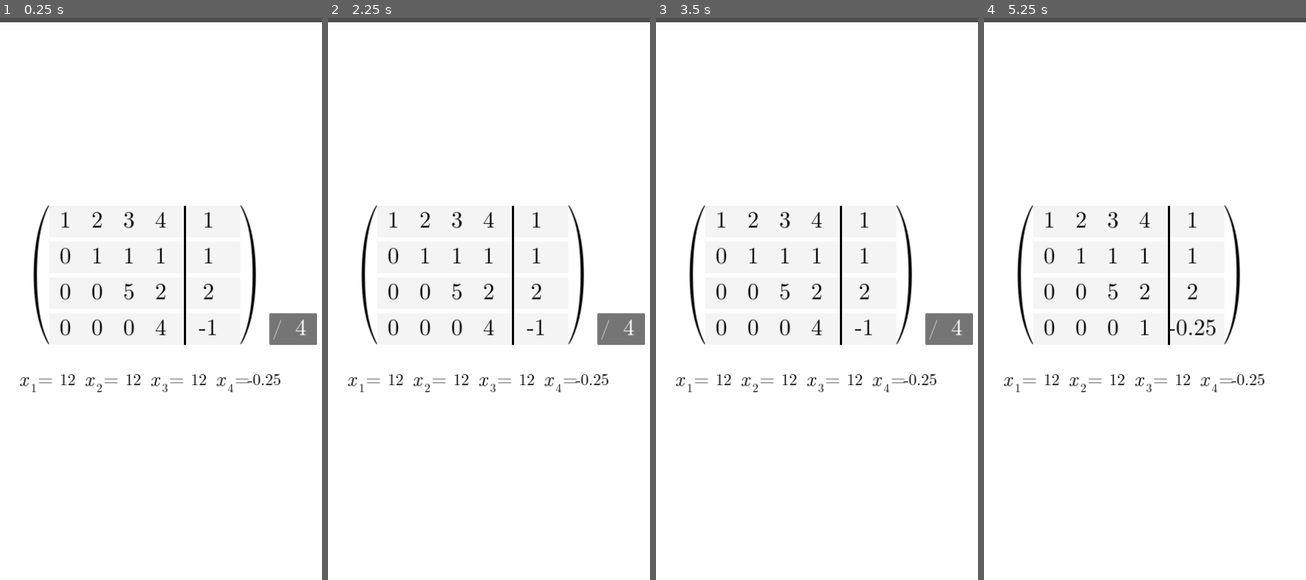
Above: before the commit, frames 1-4 (left to right).
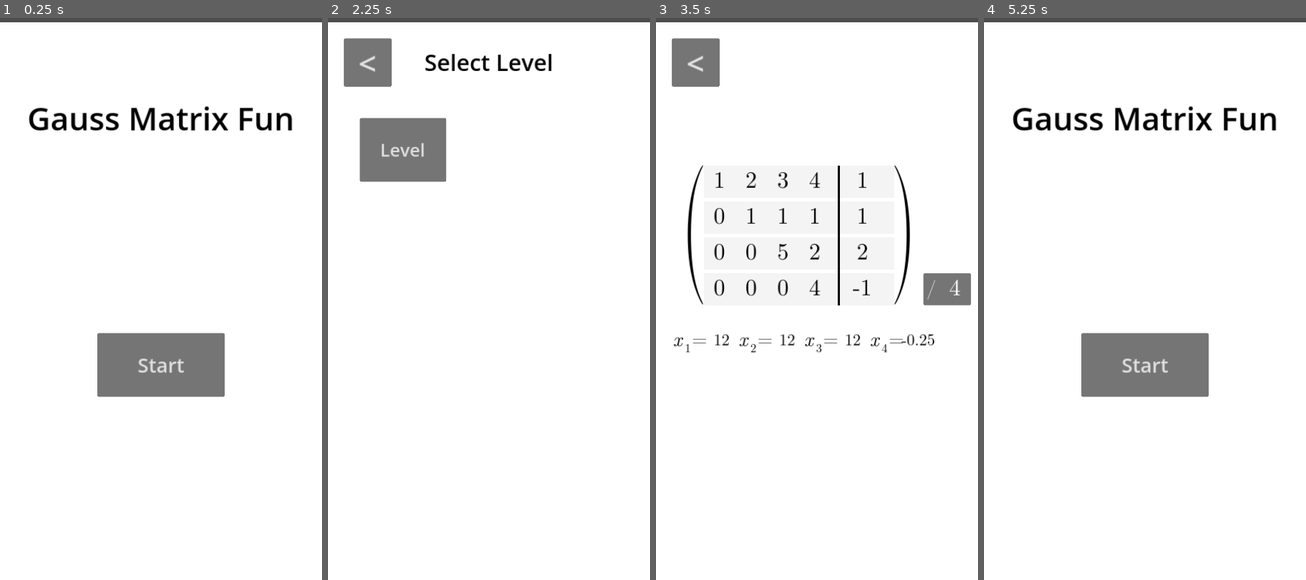
Above: after the commit, the same moments.

Repository: YassenEfremov/GaussMatrixFun
Game: Godot game, scene res://scenes/main.tscn
The game is run twice, just before and just after one commit, with the same random seed, the same clock (stepped at 60 frames per second) and the same inputs.
Inputs (mouse positions are in pixels of both pictures, inside the frame that each line leads up to):
- Up to frame 1 (0.25 s): no input
- Up to frame 2 (2.25 s): click (489, 366) at 0.5 s, where only the run after the commit has a clickable "Start"; click (366, 62) at 1.25 s, where only the run after the commit has a clickable "<"; click (489, 366) at 2 s, where only the run after the commit has a clickable "Start"
- Up to frame 3 (3.5 s): click (730, 147) at 2.75 s, where only the run after the commit has a clickable "Level"
- Up to frame 4 (5.25 s): click (1022, 62) at 3.5 s, where only the run after the commit has a clickable "<"; click (1277, 327) at 4.25 s, where only the run before the commit has a clickable "/"; click (1022, 62) at 5 s, where only the run after the commit has a clickable "<"

The runs differ from the first frame. In frame 1, 8.6% of the frame differs, in the area x 6-99%, y 15-68%; in frame 2, 7.9%; in frame 3, 6.6%; in frame 4, 7.9%.

Commit message:
Add basic level system

Diff:
--- /dev/null
+++ b/scenes/level_icon.tscn
@@ -0,0 +1,11 @@
+[gd_scene format=3 uid="uid://corkpix0760hw"]
+
+[node name="LevelIcon" type="Button"]
+custom_minimum_size = Vector2(0, 128)
+offset_left = -64.0
+offset_top = -64.0
+offset_right = 64.0
+offset_bottom = 64.0
+size_flags_horizontal = 3
+theme_override_font_sizes/font_size = 36
+text = "Level"
--- /dev/null
+++ b/scenes/levels/level1.tscn
@@ -0,0 +1,13 @@
+[gd_scene load_steps=3 format=3 uid="uid://dv7m1mo0boqv4"]
+
+[ext_resource type="Script" path="res://scripts/level.gd" id="1_3wg0m"]
+[ext_resource type="PackedScene" uid="uid://cvydftk1bna3i" path="res://scenes/linear_system.tscn" id="2_txu01"]
+
+[node name="Level1" type="Node2D"]
+script = ExtResource("1_3wg0m")
+
+[node name="LinearSystem" parent="." instance=ExtResource("2_txu01")]
+position = Vector2(96, 320)
+
+[connection signal="tree_exiting" from="." to="." method="_on_tree_exiting"]
+[connection signal="solved" from="LinearSystem" to="." method="_on_linear_system_solved"]
--- a/scenes/main.tscn
+++ b/scenes/main.tscn
@@ -1,12 +1,14 @@
-[gd_scene load_steps=3 format=3 uid="uid://34gaqbn5exm0"]
+[gd_scene load_steps=6 format=3 uid="uid://34gaqbn5exm0"]
 
-[ext_resource type="PackedScene" uid="uid://cvydftk1bna3i" path="res://scenes/linear_system.tscn" id="1_8lx6l"]
 [ext_resource type="Script" path="res://scripts/safe_area.gd" id="1_q5smv"]
+[ext_resource type="Script" path="res://scripts/main_menu.gd" id="3_lvp7e"]
+[ext_resource type="Script" path="res://scripts/level_select.gd" id="4_fioit"]
+[ext_resource type="PackedScene" uid="uid://corkpix0760hw" path="res://scenes/level_icon.tscn" id="4_s5g47"]
+[ext_resource type="Script" path="res://scripts/gauss_view.gd" id="6_xe818"]
 
 [node name="Main" type="Node"]
 
-[node name="LinearSystem" parent="." instance=ExtResource("1_8lx6l")]
-position = Vector2(100, 400)
+[node name="Levels" type="Node2D" parent="."]
 
 [node name="SafeArea" type="MarginContainer" parent="."]
 anchors_preset = 15
@@ -20,7 +22,47 @@
 layout_mode = 2
 mouse_filter = 1
 
-[node name="GaussView" type="Control" parent="SafeArea/GUI"]
+[node name="MainMenu" type="Control" parent="SafeArea/GUI"]
+layout_mode = 1
+anchors_preset = 15
+anchor_right = 1.0
+anchor_bottom = 1.0
+grow_horizontal = 2
+grow_vertical = 2
+mouse_filter = 1
+script = ExtResource("3_lvp7e")
+
+[node name="Title" type="Label" parent="SafeArea/GUI/MainMenu"]
+layout_mode = 1
+anchors_preset = 10
+anchor_right = 1.0
+offset_top = 128.0
+offset_bottom = 256.0
+grow_horizontal = 2
+theme_override_colors/font_color = Color(0, 0, 0, 1)
+theme_override_font_sizes/font_size = 64
+text = "Gauss Matrix Fun"
+horizontal_alignment = 1
+vertical_alignment = 1
+
+[node name="StartButton" type="Button" parent="SafeArea/GUI/MainMenu"]
+layout_mode = 1
+anchors_preset = 8
+anchor_left = 0.5
+anchor_top = 0.5
+anchor_right = 0.5
+anchor_bottom = 0.5
+offset_left = -128.0
+offset_top = 64.0
+offset_right = 128.0
+offset_bottom = 192.0
+grow_horizontal = 2
+grow_vertical = 2
+theme_override_font_sizes/font_size = 40
+text = "Start"
+
+[node name="DeterminantView" type="Control" parent="SafeArea/GUI"]
+visible = false
 layout_mode = 1
 anchors_preset = 15
 anchor_right = 1.0
@@ -29,7 +71,75 @@
 grow_vertical = 2
 mouse_filter = 1
 
-[node name="ColorRect" type="ColorRect" parent="SafeArea/GUI/GaussView"]
+[node name="LevelSelect" type="Control" parent="SafeArea/GUI"]
+visible = false
+layout_mode = 1
+anchors_preset = 15
+anchor_right = 1.0
+anchor_bottom = 1.0
+grow_horizontal = 2
+grow_vertical = 2
+mouse_filter = 1
+script = ExtResource("4_fioit")
+
+[node name="Title" type="Label" parent="SafeArea/GUI/LevelSelect"]
+layout_mode = 1
+anchors_preset = 10
+anchor_right = 1.0
+offset_bottom = 160.0
+grow_horizontal = 2
+theme_override_colors/font_color = Color(0, 0, 0, 1)
+theme_override_font_sizes/font_size = 46
+text = "Select Level"
+horizontal_alignment = 1
+vertical_alignment = 1
+
+[node name="BackToMainButton" type="Button" parent="SafeArea/GUI/LevelSelect"]
+layout_mode = 0
+offset_left = 32.0
+offset_top = 32.0
+offset_right = 128.0
+offset_bottom = 128.0
+theme_override_font_sizes/font_size = 64
+text = "<"
+
+[node name="GridContainer" type="GridContainer" parent="SafeArea/GUI/LevelSelect"]
+layout_mode = 1
+anchors_preset = 15
+anchor_right = 1.0
+anchor_bottom = 1.0
+offset_left = 64.0
+offset_top = 192.0
+offset_right = -64.0
+offset_bottom = -64.0
+grow_horizontal = 2
+grow_vertical = 2
+columns = 3
+
+[node name="LevelIcon1" parent="SafeArea/GUI/LevelSelect/GridContainer" instance=ExtResource("4_s5g47")]
+layout_mode = 2
+
+[node name="GaussView" type="Control" parent="SafeArea/GUI"]
+visible = false
+layout_mode = 2
+anchors_preset = 0
+anchor_right = 1.0
+anchor_bottom = 1.0
+grow_horizontal = 2
+grow_vertical = 2
+mouse_filter = 1
+script = ExtResource("6_xe818")
+
+[node name="BackToLevelsButton" type="Button" parent="SafeArea/GUI/GaussView"]
+layout_mode = 0
+offset_left = 32.0
+offset_top = 32.0
+offset_right = 128.0
+offset_bottom = 128.0
+theme_override_font_sizes/font_size = 64
+text = "<"
+
+[node name="ColorRect" type="ColorRect" parent="SafeArea/GUI"]
 z_index = -1
 layout_mode = 1
 anchors_preset = 15
@@ -39,11 +149,6 @@
 grow_vertical = 2
 mouse_filter = 2
 
-[node name="DeterminantView" type="Control" parent="SafeArea/GUI"]
-layout_mode = 1
-anchors_preset = 15
-anchor_right = 1.0
-anchor_bottom = 1.0
-grow_horizontal = 2
-grow_vertical = 2
-mouse_filter = 2
+[connection signal="pressed" from="SafeArea/GUI/MainMenu/StartButton" to="SafeArea/GUI/MainMenu" method="_on_start_button_pressed"]
+[connection signal="pressed" from="SafeArea/GUI/LevelSelect/BackToMainButton" to="SafeArea/GUI/LevelSelect" method="_on_back_button_pressed"]
+[connection signal="pressed" from="SafeArea/GUI/GaussView/BackToLevelsButton" to="SafeArea/GUI/GaussView" method="_on_back_to_levels_button_pressed"]
--- /dev/null
+++ b/scripts/gauss_view.gd
@@ -0,0 +1,7 @@
+extends Control
+
+
+func _on_back_to_levels_button_pressed():
+	hide()
+	$"../LevelSelect".curr_level.queue_free()
+	$"../LevelSelect".show()
--- /dev/null
+++ b/scripts/level.gd
@@ -0,0 +1,16 @@
+extends Node2D
+
+
+signal complete
+
+
+func _on_linear_system_solved():
+	complete.emit()
+
+func _on_tree_exiting():
+	if $LinearSystem.multiplier:
+		$LinearSystem.multiplier.queue_free()
+	for rs in $LinearSystem.get_node("Rows").get_children():
+		if rs.get_child(2).divider:
+			rs.get_child(2).divider.queue_free()
+			rs.get_child(2).divider = null
--- /dev/null
+++ b/scripts/level_select.gd
@@ -0,0 +1,26 @@
+extends Control
+
+
+var curr_level
+
+
+func _ready():
+	for lb in $GridContainer.get_children():
+		lb.pressed.connect(play_level.bind(lb.get_index() + 1))
+
+	for l in $"/root/Main/Levels".get_children():
+		l.complete.connect(complete_level.bind(l.get_index()))
+
+func _on_back_button_pressed():
+	hide()
+	$"../MainMenu".show()
+
+func play_level(number):
+	curr_level = load("res://scenes/levels/level%d.tscn" % number).instantiate()
+	hide()
+	$"/root/Main/Levels".add_child(curr_level)
+	#curr_level.show()
+	$"../GaussView".show()
+
+func complete_level(number):
+	print("completed level %d" % number)
--- a/scripts/linear_system.gd
+++ b/scripts/linear_system.gd
@@ -12,7 +12,6 @@
 var decided: bool = false
 var multiplier: Multiplier = null
 var multiplier_scene := preload("res://scenes/multiplier.tscn")
-var locked: bool = false
 
 signal solved
 
@@ -36,6 +35,14 @@
 	$Rows.get_child(from_i).get_child(2).reparent($Rows.get_child(to_i))
 	tween.tween_property($Rows.get_child(to_i).get_child(2), "position", Vector2.ZERO, 0.2).set_ease(Tween.EASE_OUT)
 	#print(from_i, " -> ", to_i)
+
+func lock():
+	for r in $Rows.get_children():
+		r.get_child(2).locked = true	# BAD CODE!!!
+
+func unlock():
+	for r in $Rows.get_children():
+		r.get_child(2).locked = false	# BAD CODE!!!
 
 func row_picked_up(row: Row, slot: RowSlot):
 	selected_row = row
@@ -102,23 +109,31 @@
 		swap = false
 	decided = true
 
-
 func on_clicked(row: Row):
 	row.reparent(selected_slot)
 	if multiplier:
 		selected_slot.modulate = Color.WHITE
-		locked = false
+		unlock()
 
 		$"/root/Main/SafeArea/GUI/GaussView".remove_child(multiplier)
 		multiplier = null
 	else:
 		selected_slot.modulate = Color.GRAY
-		locked = true
+		lock()
 
 		multiplier = multiplier_scene.instantiate()
 		multiplier.row = row
+		multiplier.applied.connect(on_multiplier_applied)
+		multiplier.canceled.connect(on_multiplier_canceled)
 		$"/root/Main/SafeArea/GUI/GaussView".add_child(multiplier)
 
+func on_multiplier_applied():
+	unlock()
+	multiplier = null
+
+func on_multiplier_canceled():
+	unlock()
+	multiplier = null
 
 func _on__found_solution(x, i):
 	get_node("Solutions/Solution%d" % i).solution = x
--- /dev/null
+++ b/scripts/main_menu.gd
@@ -0,0 +1,6 @@
+extends Control
+
+
+func _on_start_button_pressed():
+	hide()
+	$"../LevelSelect".show()
--- a/scripts/multiplier.gd
+++ b/scripts/multiplier.gd
@@ -3,6 +3,9 @@
 
 var row: Row
 var value: int = 1
+
+signal applied
+signal canceled
 
 
 func _ready():
@@ -24,12 +27,10 @@
 func _on_apply_pressed():
 	row.multiply(value)
 	row.get_parent().modulate = Color.WHITE
-	$"/root/Main/LinearSystem".locked = false
-	$"/root/Main/LinearSystem".multiplier = null	# Ughmm..
+	applied.emit()
 	queue_free()
 
 func _on_cancel_pressed():
 	row.get_parent().modulate = Color.WHITE
-	$"/root/Main/LinearSystem".locked = false
-	$"/root/Main/LinearSystem".multiplier = null	# # Ughmm..
+	canceled.emit()
 	queue_free()
--- a/scripts/row.gd
+++ b/scripts/row.gd
@@ -20,6 +20,7 @@
 var divider: Divider = null
 var divider_scene := preload("res://scenes/divider.tscn")
 var solved: bool = false
+var locked: bool = false
 
 signal picked_up(row: Row, slot)
 signal dragged(row: Row, velocity: float)
@@ -36,14 +37,14 @@
 
 func _unhandled_input(event):
 	# Dragging is done here because the other method stops being called if you drag too fast
-	if event is InputEventScreenDrag and touched and not $"/root/Main/LinearSystem".locked:	# BAD
+	if event is InputEventScreenDrag and touched and not locked:	# BAD
 		global_position = event.position + offset
 		dragged.emit(self, event.velocity.length())
 
 		t.start(t.wait_time)
 
 func _on_area_2d_input_event(viewport, event, shape_idx):
-	if event is InputEventScreenTouch and not $"/root/Main/LinearSystem".locked:	# BAD
+	if event is InputEventScreenTouch and not locked:	# BAD
 		if event.pressed:
 			orig_pos = event.position
 			picked_up.emit(self, get_parent())
